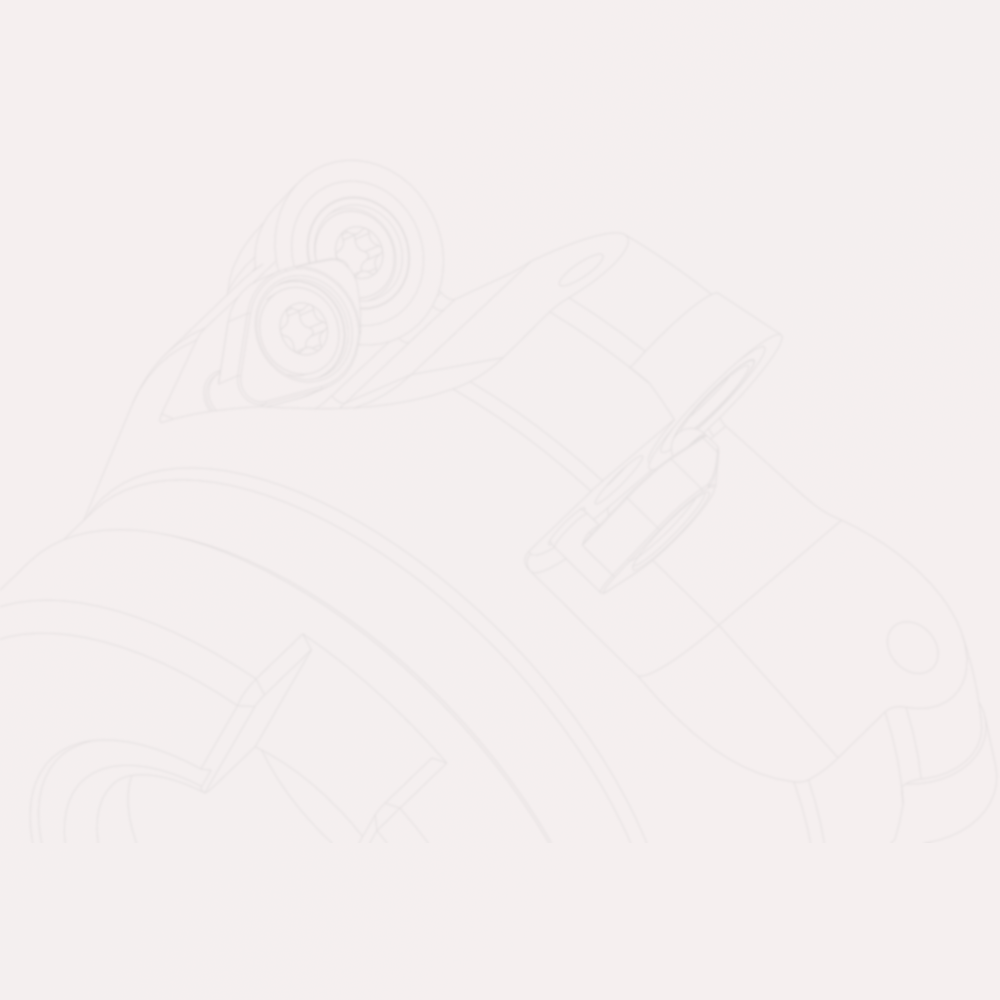
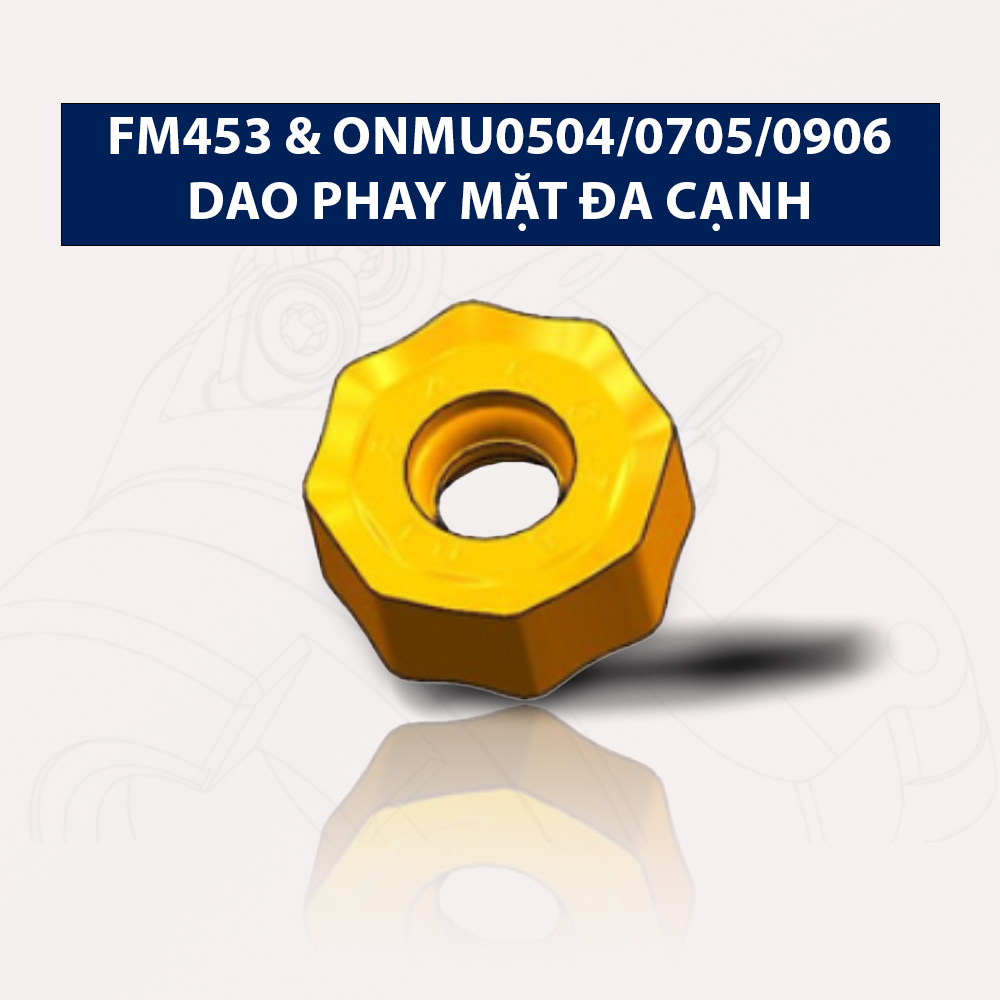
The second (1000, 1000) image is a revision of the first. Changes to its layers:
added layer "overlay" (1st of 2) (overlay, 20%) above "Layer 20 copy 3" over [301, 298, 698, 702]
added layer "Layer 20 copy 3" above "Layer 20 copy 2" over [301, 298, 698, 702]
added layer "Layer 20 copy 2" above "Layer 20 copy" over [302, 703, 697, 951]
added layer "Layer 20 copy" above "Layer 20" over [388, 610, 901, 729]
added layer "Layer 20" (50%) above "FM453 & ONMU0504/0705/0906 Dao Phay Mặt Đa Cạnh" over [303, 504, 704, 732]
added layer "FM453 & ONMU0504/0705/0906 Dao Phay Mặt Đa Cạnh" above "Rectangle 1" over [110, 117, 891, 231]
added layer "Rectangle 1" above "06-onmu-fm453.seo" over [61, 103, 940, 246]